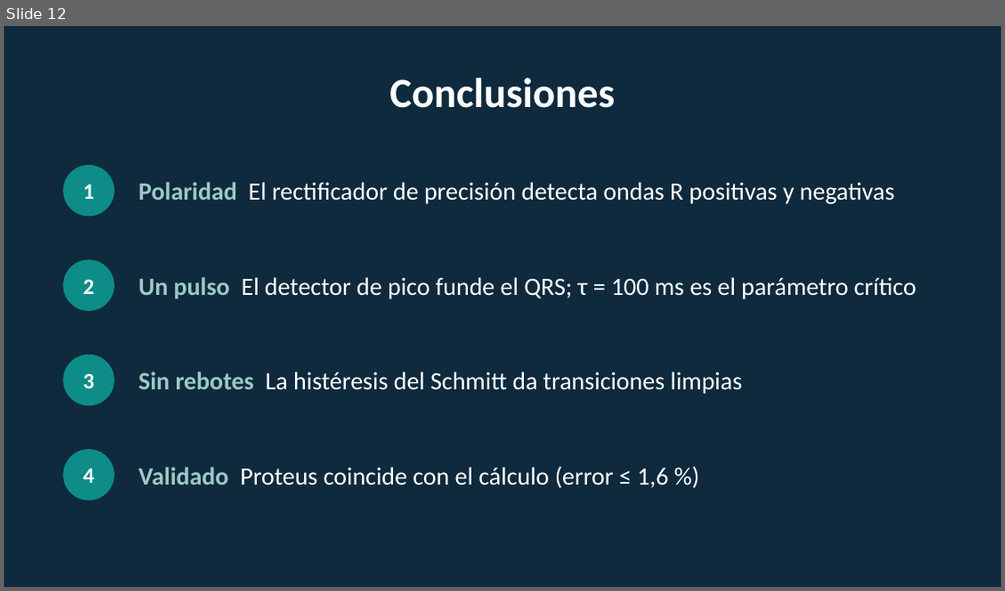
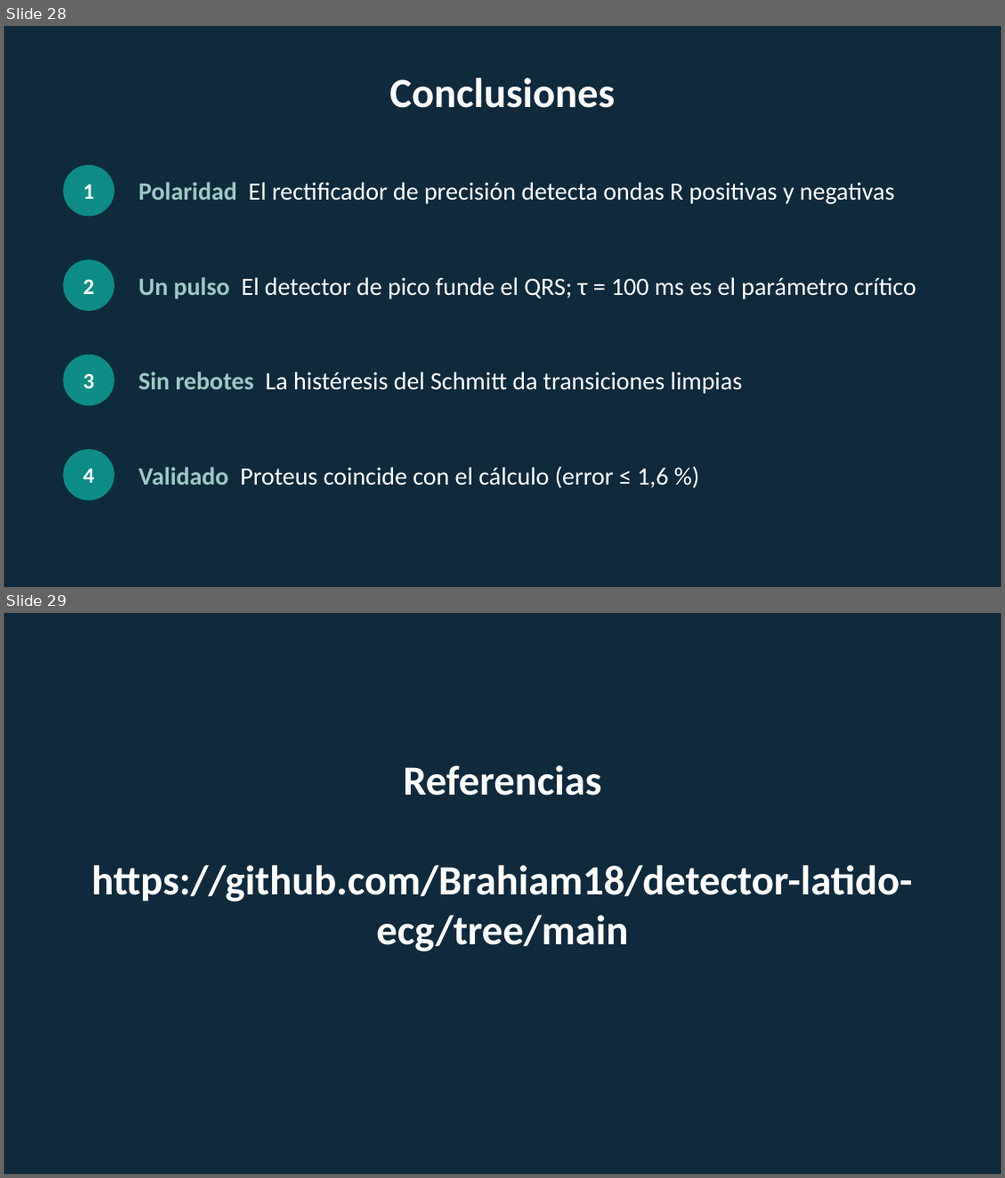
Before and after one commit to Brahiam18/detector-latido-ecg, a slide deck: presentacion/Presentacion_Detector_Latido_ECG.pptx. Shown one above the other, each under a label of ours: slide 12 before the commit, slides 28 and 29 after it. The pictures are 1005x591 and 1005x1178 pixels, drawn with LibreOffice and Linux fonts; fonts in the diff are those of the drawing. Boxes give left, top, right and bottom in pixels: in the first picture for what was removed or moved away, otherwise in the second. Text is boxed around its words. In the diff, an @@ line names an element or a change of style, - is before the commit and + after.

```diff
--- a/presentacion/Presentacion_Detector_Latido_ECG.pptx
+++ b/presentacion/Presentacion_Detector_Latido_ECG.pptx
@@ slide 29 added at bbox=[4, 613, 1001, 1174], background #0F2A3D @@
@@ title added at bbox=[91, 765, 912, 951], 30 pt, text #FFFFFF, bold @@
+Referencias
+https://github.com/Brahiam18/detector-latido-ecg/tree/main
@@ what was slide 12 is now slide 28 @@
```
Also in this commit, not shown: 5 slides changed, 16 other slides added, 1 other file.
